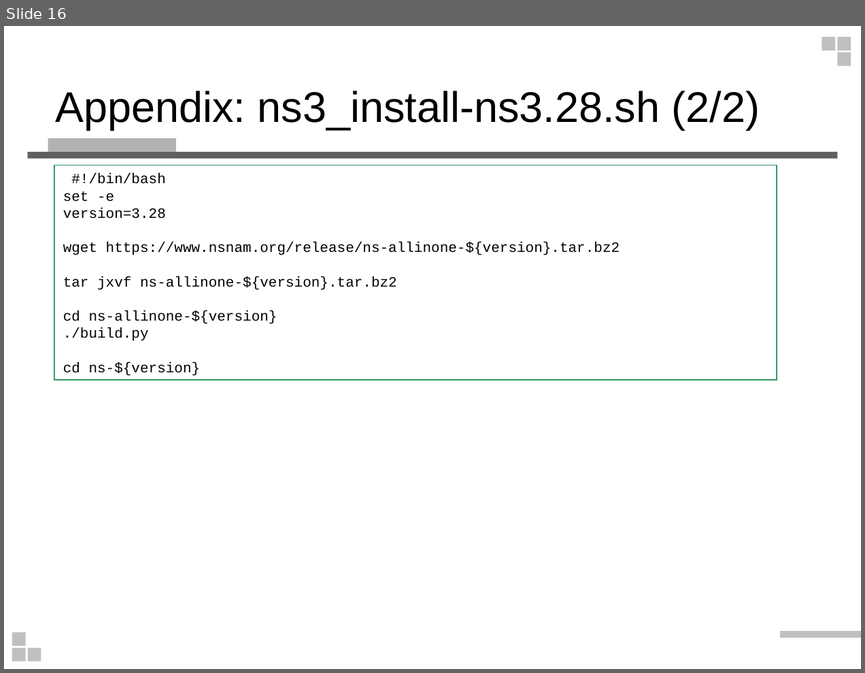
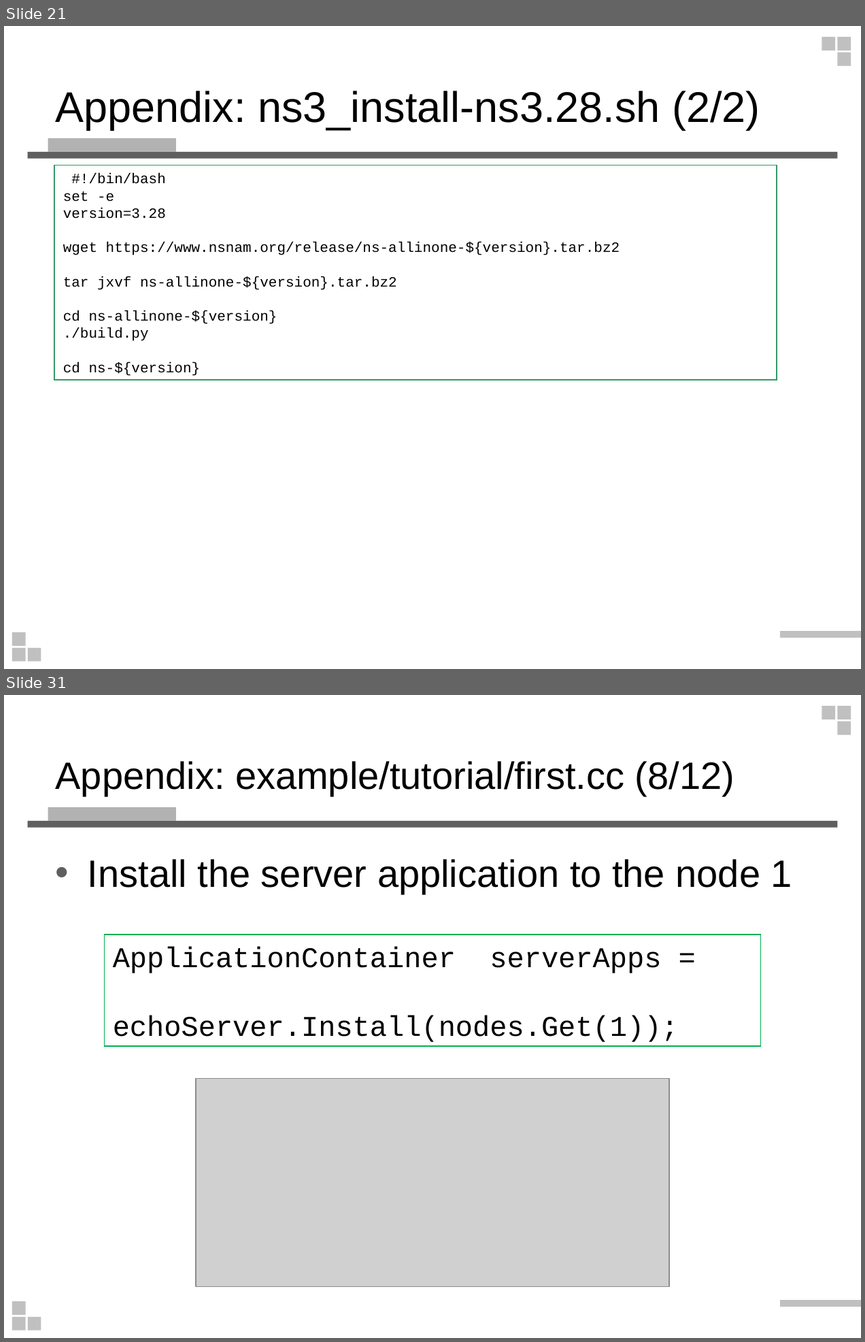
Before and after one commit to wlshiu/my_note, a slide deck: note_vg/ns3_intro.ppt. Shown one above the other, each under a label of ours: slide 16 before the commit, slides 21 and 31 after it; the slides between them are not shown. The pictures are 865x673 and 865x1342 pixels, drawn with LibreOffice and Linux fonts; fonts in the diff are those of the drawing; grey boxes stand for pictures. Boxes give left, top, right and bottom in pixels: in the first picture for what was removed or moved away, otherwise in the second. Text is boxed around its words. In the diff, an @@ line names an element or a change of style, - is before the commit and + after.

Commit message:
add tutorial code

```diff
--- a/note_vg/ns3_intro.ppt
+++ b/note_vg/ns3_intro.ppt
@@ slide 31 added at [4,695,861,1338], background #FFFFFF; not listed: 9 template elements that a slide beside it also shows @@
@@ title added at [56,761,734,796], 32 pt, text #000000 @@
+Appendix: example/tutorial/first.cc (8/12)
@@ text added at [88,859,792,894], 32 pt, text #000000 @@
+• Install the server application to the node 1
@@ rectangle added at [104,934,761,1045], outline #00B050 0.99 pt, 24 pt, text #000000 @@
+ApplicationContainer serverApps =
+echoServer.Install(nodes.Get(1));
@@ picture added at [196,1078,669,1286] @@
@@ what was slide 16 is now slide 21 @@
```
Also in this commit, not shown: 4 slides changed, 19 other slides added, 1 slide removed.
